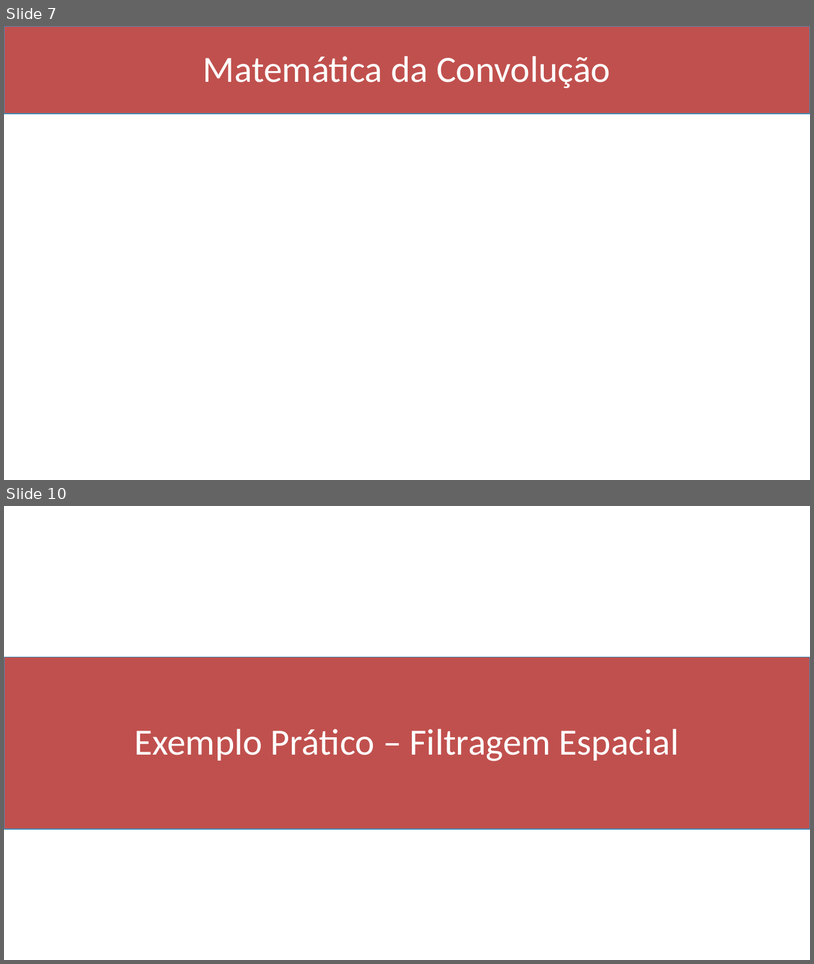
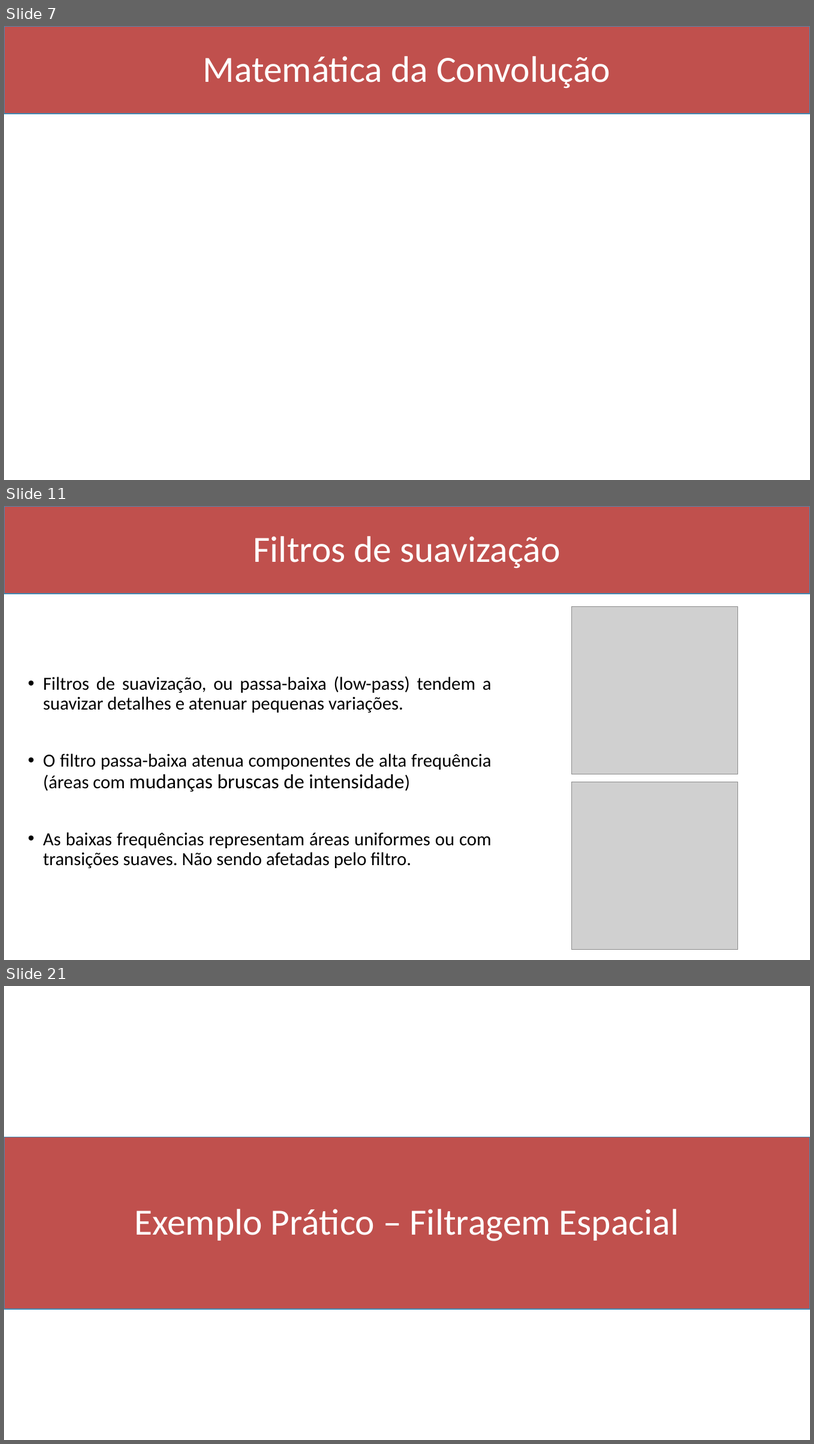
Before and after one commit to Marcio-Salmazo/Aulas, a slide deck: UNIUBE-PDI/Slides/05 - Convolucao.pptx. Shown one above the other, each under a label of ours: slides 7 and 10 before the commit, slides 7, 11 and 21 after it; the slides between them are not shown. The pictures are 814x964 and 814x1444 pixels, drawn with LibreOffice and Linux fonts; fonts in the diff are those of the drawing; grey boxes stand for pictures. Boxes give left, top, right and bottom in pixels: in the first picture for what was removed or moved away, otherwise in the second. Text is boxed around its words. In the diff, an @@ line names an element or a change of style, - is before the commit and + after.

```diff
--- a/UNIUBE-PDI/Slides/05 - Convolucao.pptx
+++ b/UNIUBE-PDI/Slides/05 - Convolucao.pptx
@@ slide 11 added at (4,506,810,960), background #FFFFFF @@
@@ rectangle added at (4,506,810,594), fill #C0504D, outline #418AB3 1 pt @@
@@ title added at (254,536,560,568), 44 pt, text #FFFFFF @@
+Filtros de suavização
@@ picture added at (572,606,738,774) @@
@@ text added at (43,676,492,868), 22 pt, text #000000 @@
+• Filtros de suavização, ou passa-baixa (low-pass) tendem a suavizar detalhes e atenuar pequenas variações.
+• O filtro passa-baixa atenua componentes de alta frequência (áreas com mudanças bruscas de intensidade)
+• As baixas frequências representam áreas uniformes ou com transições suaves. Não sendo afetadas pelo filtro.
@@ picture added at (572,782,738,949) @@
@@ what was slide 10 is now slide 21 @@
```
Also in this commit, not shown: 2 slides changed, 10 other slides added, 2 other files.
